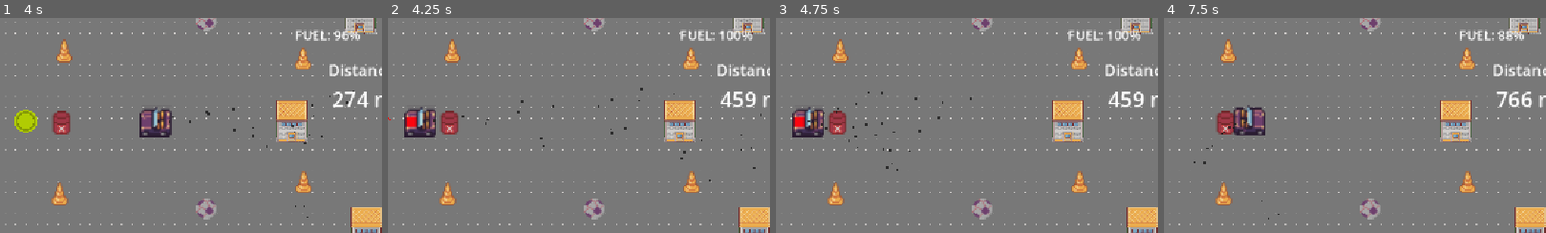
Above: before the commit, frames 1-4 (left to right).
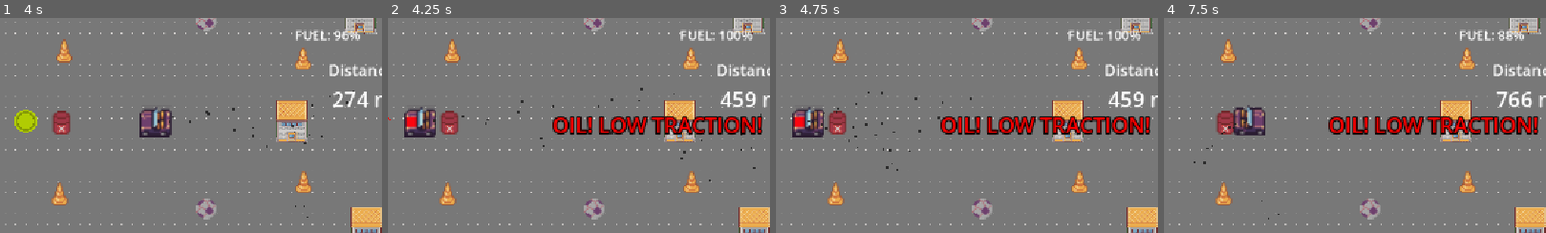
Above: after the commit, the same moments.

Repository: hudayiarici/street_hockey_godot
Game: Godot game, scene res://scenes/main.tscn
Two runs of this game, one before a commit and one after it. Both use one fixed random seed, a clock stepped at 60 frames per second and the inputs below.
Inputs:
- Up to frame 1 (4 s): tap Space at 0.5 s; hold Right (ui_right) 0.53-1.28 s; tap E (KEY_E) every 0.75 s from 0.6 to 3.6 s; tap Enter (ui_accept) at 0.77, 1.52, 3.02, 3.77 s; hold Down (ui_down) 1.28-2.03 s; hold Right (ui_right) 2.03-2.78 s; hold Up (ui_up) 2.78-3.53 s; hold Left (ui_left) from 3.53 s (still down)
- Up to frame 2 (4.25 s): keep holding Left (ui_left)
- Up to frame 3 (4.75 s): keep holding Left (ui_left); tap E (KEY_E) at 4.35 s; tap Enter (ui_accept) at 4.52 s
- Up to frame 4 (7.5 s): release Left (ui_left) at 5.03 s; hold Down (ui_down) 5.03-5.78 s; tap E (KEY_E) every 0.75 s from 5.1 to 7.35 s; hold Right (ui_right) 5.78-6.53 s; tap Enter (ui_accept) at 6.02, 6.77 s; hold Up (ui_up) 6.53-7.28 s; hold Right (ui_right) from 7.28 s (still down)
The pictures show only the part of the screen within x 47-97%, y 26-76%; the shares and areas given below are measured in that part.

Frame 1 is identical in both runs. In frame 2, 3.4% of the frame differs, in the area x 43-98%, y 45-55%; in frame 3, 3.4%; in frame 4, 3.4%.

Commit message:
Add notification system to HUD and taxi scripts for enhanced player feedback

Diff:
--- a/scenes/hud.tscn
+++ b/scenes/hud.tscn
@@ -55,3 +55,18 @@
 theme_override_font_sizes/font_size = 32
 text = "0 m"
 horizontal_alignment = 0
+
+[node name="NotificationLabel" type="Label" parent="."]
+anchors_preset = 0
+offset_left = 50.0
+offset_top = 300.0
+offset_right = 350.0
+offset_bottom = 360.0
+theme_override_colors/font_color = Color(1, 1, 0, 1)
+theme_override_colors/font_outline_color = Color(0, 0, 0, 1)
+theme_override_constants/outline_size = 8
+theme_override_font_sizes/font_size = 32
+text = "NOTIFICATION"
+horizontal_alignment = 1
+vertical_alignment = 1
+visible = false
--- a/scenes/hud_player2.tscn
+++ b/scenes/hud_player2.tscn
@@ -61,3 +61,21 @@
 theme_override_font_sizes/font_size = 32
 text = "0 m"
 horizontal_alignment = 2
+
+[node name="NotificationLabel" type="Label" parent="."]
+anchors_preset = 1
+anchor_left = 1.0
+anchor_right = 1.0
+offset_left = -350.0
+offset_top = 300.0
+offset_right = -50.0
+offset_bottom = 360.0
+grow_horizontal = 0
+theme_override_colors/font_color = Color(1, 1, 0, 1)
+theme_override_colors/font_outline_color = Color(0, 0, 0, 1)
+theme_override_constants/outline_size = 8
+theme_override_font_sizes/font_size = 32
+text = "NOTIFICATION"
+horizontal_alignment = 1
+vertical_alignment = 1
+visible = false
--- a/scripts/hud.gd
+++ b/scripts/hud.gd
@@ -5,6 +5,7 @@
 @onready var needle = $FuelGauge/Needle
 @onready var fuel_label = $FuelGauge/FuelLabel
 @onready var distance_value = $DistanceCounter/DistanceValue
+@onready var notification_label = $NotificationLabel
 
 # Preload gauge textures (sadece Tachimetrofull kullan, ibre ayrı)
 var gauge_bg_low_texture = preload("res://sprites/Tachimetrofull1.png")
@@ -17,6 +18,9 @@
 
 var current_fuel: float = 100.0
 var max_fuel: float = 100.0
+
+# Notification system
+var notification_timer: Timer
 
 func _ready():
 	# Set up gauge sprites
@@ -37,6 +41,15 @@
 		print("HUD: Needle texture set")
 	else:
 		print("ERROR: Needle not found!")
+
+	# Setup notification timer
+	notification_timer = Timer.new()
+	notification_timer.one_shot = true
+	notification_timer.timeout.connect(_on_notification_timeout)
+	add_child(notification_timer)
+
+	if notification_label:
+		notification_label.visible = false
 
 	update_fuel_display(100.0)
 	update_distance_display(0.0)
@@ -78,3 +91,15 @@
 
 func get_current_fuel() -> float:
 	return current_fuel
+
+func show_notification(message: String, duration: float = 2.0, color: Color = Color.YELLOW):
+	if notification_label:
+		notification_label.text = message
+		notification_label.add_theme_color_override("font_color", color)
+		notification_label.visible = true
+		notification_timer.wait_time = duration
+		notification_timer.start()
+
+func _on_notification_timeout():
+	if notification_label:
+		notification_label.visible = false
--- a/scripts/main.gd
+++ b/scripts/main.gd
@@ -70,9 +70,15 @@
 	if player1:
 		player1.set_physics_process(false)
 		last_position_p1 = player1.global_position
+		# Set HUD reference for Player 1
+		if player1.has_method("set_hud_reference") and hud_player1:
+			player1.set_hud_reference(hud_player1)
 	if player2:
 		player2.set_physics_process(false)
 		last_position_p2 = player2.global_position
+		# Set HUD reference for Player 2
+		if player2.has_method("set_hud_reference") and hud_player2:
+			player2.set_hud_reference(hud_player2)
 	if puck:
 		puck.set_physics_process(false)
 
--- a/scripts/taxi.gd
+++ b/scripts/taxi.gd
@@ -2,6 +2,9 @@
 
 @export var player_id: int = 1
 @export var use_wasd: bool = true
+
+# HUD reference for showing notifications
+var hud_reference: CanvasLayer = null
 
 const MAX_SPEED = 1000.0
 var current_max_speed = MAX_SPEED
@@ -36,9 +39,22 @@
 	traction_reset_timer.timeout.connect(_on_traction_reset_timeout)
 	add_child(traction_reset_timer)
 
+func set_hud_reference(hud: CanvasLayer):
+	hud_reference = hud
+
+func show_hud_notification(message: String, duration: float = 2.0, color: Color = Color.YELLOW):
+	if hud_reference and hud_reference.has_method("show_notification"):
+		hud_reference.show_notification(message, duration, color)
+
 func apply_speed_modifier(modifier: float):
 	speed_reset_timer.stop() # Cancel reset if we enter a new zone
 	current_max_speed = MAX_SPEED * modifier
+
+	# Show notification based on modifier with color
+	if modifier > 1.0:
+		show_hud_notification("SPEED BOOST!", 3.0, Color.GREEN)
+	elif modifier < 1.0:
+		show_hud_notification("SLOWED DOWN!", 3.0, Color.ORANGE)
 
 func remove_speed_modifier(duration: float = 1.0):
 	speed_reset_timer.wait_time = duration
@@ -50,6 +66,10 @@
 func apply_traction_modifier(modifier: float):
 	traction_reset_timer.stop() # Cancel reset if we enter a new zone
 	current_acceleration = ACCELERATION * modifier
+
+	# Show notification for low traction with red color
+	if modifier < 1.0:
+		show_hud_notification("OIL! LOW TRACTION!", 1.0, Color.RED)
 
 func remove_traction_modifier(duration: float = 1.0):
 	traction_reset_timer.wait_time = duration
